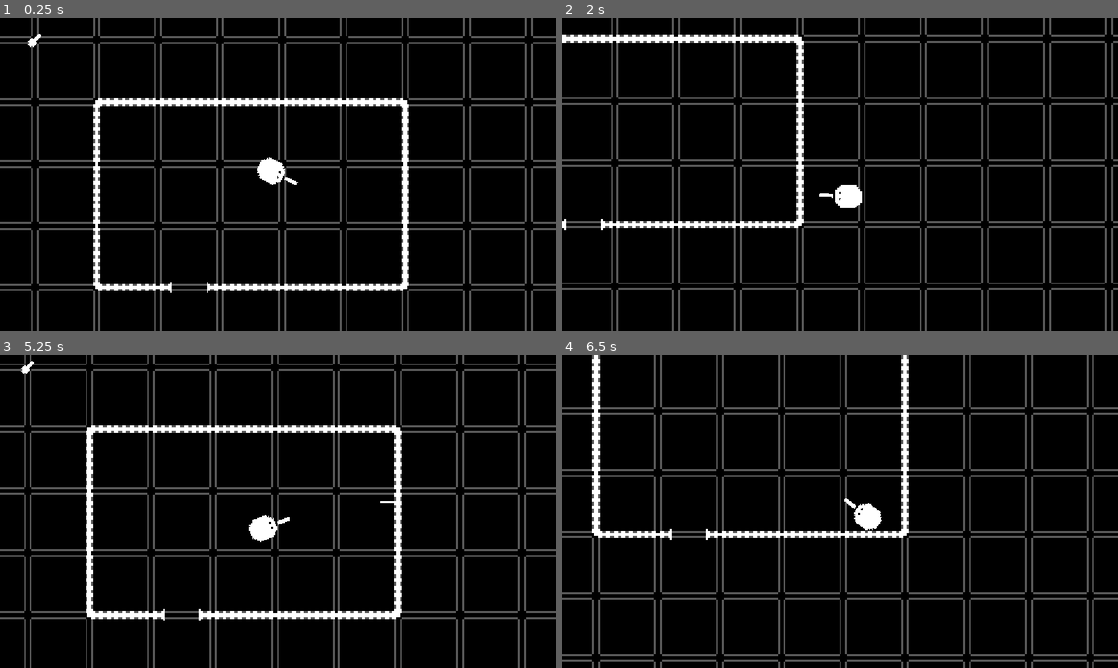
Above: before the commit, frames 1-4 (two rows, left to right).
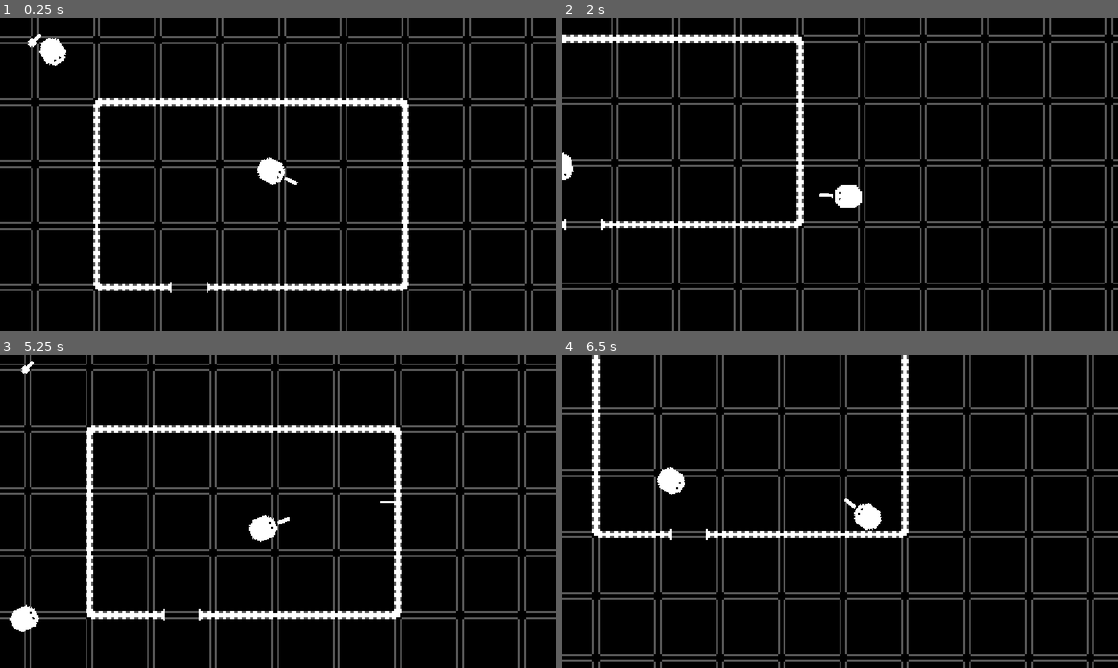
Above: after the commit, the same moments.

Repository: AthertonRoamer/GMTK2026CountDown
Game: Godot game, scene res://framework/main/main.tscn
Same seed, same stepped clock (60 frames per second), same inputs: the game is played once before the commit and once after it.
Inputs (mouse positions are in pixels of both pictures, inside the frame that each line leads up to):
- Up to frame 1 (0.25 s): no input
- Up to frame 2 (2 s): move the mouse to (962, 158) at 0.52 s; hold D (walk_right) 0.53-1.28 s; tap Space (dash) at 0.6 s; move the mouse to (728, 190) at 1.27 s; hold S (walk_down) from 1.28 s (still down); tap R (grab) at 1.35 s
- Up to frame 3 (5.25 s): move the mouse to (333, 442) at 2.02 s; release S (walk_down) at 2.03 s; press the mouse at (333, 442) at 2.03 s; hold D (walk_right) 2.03-2.78 s; move the mouse to (250, 574) at 2.77 s; release the mouse at (250, 574) at 2.78 s; hold W (walk_up) 2.78-3.53 s; right-click (250, 574) at 2.85 s; move the mouse to (444, 558) at 3.52 s; hold A (walk_left) 3.53-5.03 s; tap Space (dash) at 3.6 s; move the mouse to (111, 464) at 4.27 s; tap R (grab) at 4.35 s; move the mouse to (305, 511) at 5.02 s; press the mouse at (305, 511) at 5.03 s; hold S (walk_down) from 5.03 s (still down)
- Up to frame 4 (6.5 s): move the mouse to (756, 433) at 5.77 s; release S (walk_down) at 5.78 s; release the mouse at (756, 433) at 5.78 s; hold D (walk_right) from 5.78 s (still down); right-click (756, 433) at 5.85 s

The runs differ from the first frame. In frame 1, 0.3% of the frame differs, in the area x 7-12%, y 6-16%; in frame 2, 0.1%; in frame 3, 0.3%, in the area x 1-7%, y 79-89%; in frame 4, 0.3%.

Commit message:
Began adding enemies

Diff:
--- /dev/null
+++ b/enemies/basic_enemy/basic_enemy.gd
@@ -0,0 +1,2 @@
+class_name BasicEnemy
+extends Enemy
--- /dev/null
+++ b/enemies/basic_enemy/basic_enemy.tscn
@@ -0,0 +1,34 @@
+[gd_scene format=3 uid="uid://c375j8mj8fkfs"]
+
+[ext_resource type="Texture2D" uid="uid://dpe6h6noy0n7o" path="res://assets/art_round_1/player_and_guns.png" id="1_lbl0g"]
+[ext_resource type="Script" uid="uid://c44emcy87bdaj" path="res://enemies/basic_enemy/basic_enemy.gd" id="1_yx0l5"]
+[ext_resource type="Script" uid="uid://camaetxvhn1xp" path="res://state_machine/state_machine.gd" id="3_xuk7h"]
+[ext_resource type="Script" uid="uid://d283prp6rq2e5" path="res://enemies/basic_enemy/patrol.gd" id="4_xuk7h"]
+
+[sub_resource type="CapsuleShape2D" id="CapsuleShape2D_pefxb"]
+radius = 24.0
+height = 58.0
+
+[node name="BasicEnemy" type="CharacterBody2D" unique_id=447549324]
+script = ExtResource("1_yx0l5")
+
+[node name="Sprite2D" type="Sprite2D" parent="." unique_id=1656126314]
+rotation = 1.5707964
+scale = Vector2(4, 4)
+texture = ExtResource("1_lbl0g")
+hframes = 8
+
+[node name="CollisionShape2D" type="CollisionShape2D" parent="." unique_id=1435077637]
+position = Vector2(-16, 0)
+rotation = 1.5707964
+shape = SubResource("CapsuleShape2D_pefxb")
+
+[node name="StateMachine" type="Node" parent="." unique_id=857932986]
+script = ExtResource("3_xuk7h")
+metadata/_custom_type_script = "uid://camaetxvhn1xp"
+
+[node name="PatrolState" type="Node" parent="StateMachine" unique_id=761537737]
+script = ExtResource("4_xuk7h")
+id = "patrol"
+first_active_state = true
+metadata/_custom_type_script = "uid://bvrnag0q3unxj"
--- /dev/null
+++ b/enemies/basic_enemy/patrol.gd
@@ -0,0 +1,65 @@
+class_name PatrolState
+extends State
+
+var current_route_node : Node2D
+var route_nodes : Array
+var current_route_node_idx : int = 0
+
+var acceptable_distance : float = 20
+
+var decreasing : bool = false
+var face_walk_direction : bool = true
+
+func _ready() -> void:
+	super()
+	#initialize route nodes
+	if not get_patron().route:
+		return
+	route_nodes = get_patron().route.get_children()
+	if route_nodes.is_empty():
+		return
+	route_nodes.sort_custom(names_ascending)
+	current_route_node = route_nodes[0]
+
+
+
+func names_ascending(node1, node2) -> bool:
+	return int(node1.name) < int(node2.name)
+
+
+func process_state(delta : float) -> void:
+	if route_nodes.is_empty():
+		return
+	#move toward next route node
+
+	var walk_direction : Vector2
+	var desired_direction = get_patron().global_position.direction_to(current_route_node.global_position)
+	if face_walk_direction:
+		walk_direction = Vector2.RIGHT.rotated(get_patron().rotation)
+	else:
+		walk_direction = desired_direction
+	get_patron().velocity = get_patron().walk_speed * walk_direction
+	get_patron().move_and_slide()
+	(get_patron() as Enemy).rotate_toward_direction(desired_direction, delta)
+	if get_patron().global_position.distance_to(current_route_node.global_position) < acceptable_distance:
+		advance_current_route_node()
+
+
+func advance_current_route_node() -> void:
+	if current_route_node_idx + 1 >= route_nodes.size():
+		if (get_patron() as Enemy).patrol_mode == "loop":
+			current_route_node_idx = 0
+		else:
+			current_route_node_idx -= 1
+			decreasing = true
+	else:
+		if decreasing:
+			current_route_node_idx -= 1
+			if current_route_node_idx == 0:
+				decreasing = false
+			elif current_route_node_idx < 0:
+				current_route_node_idx = 0
+				decreasing = false
+		else:
+			current_route_node_idx += 1
+	current_route_node = route_nodes[current_route_node_idx]
--- /dev/null
+++ b/enemies/enemy.gd
@@ -0,0 +1,43 @@
+class_name Enemy
+extends CharacterBody2D
+
+@onready var state_machine : StateMachine = $StateMachine
+@export_enum("loop", "up_down") var patrol_mode : String = "loop"
+@export var walk_speed : float = 250
+@export var rotation_speed : float = 400
+@export var route : Node2D
+var current_direction : Vector2 = Vector2.RIGHT
+
+var starting_health : float = 100
+var health = starting_health:
+	set(v):
+		if v <= 0:
+			health = 0
+			die()
+		else:
+			health = v
+
+
+func _ready() -> void:
+	add_to_group("damageable")
+
+
+func rotate_toward_direction(target_direction : Vector2, delta : float, rotation_speed_deg : float = rotation_speed) -> void:
+	var rsign : int = sign(current_direction.angle_to(target_direction))
+	var rspeed : float = deg_to_rad(rotation_speed_deg)
+	if abs(current_direction.angle_to(target_direction)) < rspeed * delta:
+		current_direction = target_direction #if you have more than enough rotation speed to get to the desired direction, you just rotate straight to it and not past it
+	else:
+		current_direction = current_direction.rotated(rspeed * delta * rsign)
+
+
+func _physics_process(_delta) -> void:
+	global_rotation = current_direction.angle()
+
+
+func take_damage(dmg, _dmg_type : String = "default") -> void:
+	health -= dmg
+
+
+func die():
+	queue_free()
--- /dev/null
+++ b/enemies/turrets/turret.gd
@@ -0,0 +1,65 @@
+class_name Turret
+extends StaticBody2D
+
+@export var sight_range : float = 400
+@export var rotation_speed : float = 30
+@export var fire_angle : float = 5
+var current_direction : Vector2 = Vector2.RIGHT
+
+var starting_health : float = 100
+var health = starting_health:
+	set(v):
+		if v <= 0:
+			health = 0
+			die()
+		else:
+			health = v
+
+func _ready() -> void:
+	$VisionArea/CollisionShape2D.shape.radius = sight_range
+	$RayCast2D.target_position = Vector2.RIGHT * sight_range
+	add_to_group("damageable")
+
+
+func _process(_delta: float) -> void:
+	if can_see_player():
+		rotate_toward_player()
+		if can_hit_player():
+			fire()
+
+
+func fire():
+	$GenericGun.fire()
+
+
+func can_hit_player() -> bool:
+	return false
+
+
+func rotate_toward_player() -> void:
+	global_rotation = current_direction.angle()
+
+
+func rotate_toward_direction(target_direction : Vector2, delta : float, rotation_speed_deg : float = rotation_speed) -> void:
+	var rsign : int = sign(current_direction.angle_to(target_direction))
+	var rspeed : float = deg_to_rad(rotation_speed_deg)
+	if abs(current_direction.angle_to(target_direction)) < rspeed * delta:
+		current_direction = target_direction #if you have more than enough rotation speed to get to the desired direction, you just rotate straight to it and not past it
+	else:
+		current_direction = current_direction.rotated(rspeed * delta * rsign)
+
+
+func get_player() -> Node2D:
+	return null
+
+
+func can_see_player() -> bool:
+	return false
+
+
+func take_damage(dmg, _dmg_type : String = "default") -> void:
+	health -= dmg
+
+
+func die():
+	queue_free()
--- /dev/null
+++ b/enemies/turrets/turret.tscn
@@ -0,0 +1,47 @@
+[gd_scene format=3 uid="uid://dhnmb7di30wk8"]
+
+[ext_resource type="Texture2D" uid="uid://ctdeypjkje3mu" path="res://assets/art_round_1/more_walls_turret.png" id="1_7u4i0"]
+[ext_resource type="Script" uid="uid://c76h6xhf20y3t" path="res://enemies/turrets/turret.gd" id="1_rqb6n"]
+[ext_resource type="Script" uid="uid://dckjuo2vl78xe" path="res://projectile/generic_gun.gd" id="2_1703m"]
+[ext_resource type="Texture2D" uid="uid://dpe6h6noy0n7o" path="res://assets/art_round_1/player_and_guns.png" id="3_65acn"]
+[ext_resource type="PackedScene" uid="uid://b0o01jhy4yu1j" path="res://projectile/generic_bullet.tscn" id="4_65acn"]
+
+[sub_resource type="CircleShape2D" id="CircleShape2D_pefxb"]
+radius = 6.005206
+
+[sub_resource type="AtlasTexture" id="AtlasTexture_pefxb"]
+atlas = ExtResource("3_65acn")
+region = Rect2(224, 0, 32, 32)
+
+[sub_resource type="CircleShape2D" id="CircleShape2D_vpg11"]
+
+[node name="BasicTurret" type="StaticBody2D" unique_id=1864483126]
+script = ExtResource("1_rqb6n")
+
+[node name="Sprite2D" type="Sprite2D" parent="." unique_id=1397136743]
+rotation = 1.5707964
+scale = Vector2(4, 4)
+texture = ExtResource("1_7u4i0")
+hframes = 8
+frame = 7
+
+[node name="CollisionShape2D" type="CollisionShape2D" parent="." unique_id=1290262642]
+scale = Vector2(4, 4)
+shape = SubResource("CircleShape2D_pefxb")
+
+[node name="GenericGun" type="Node2D" parent="." unique_id=1779313236 node_paths=PackedStringArray("fire_position_node", "wielder")]
+position = Vector2(0, -24)
+script = ExtResource("2_1703m")
+bullet_texture = SubResource("AtlasTexture_pefxb")
+cool_down_time = 0.5
+projectile_scene = ExtResource("4_65acn")
+fire_position_node = NodePath(".")
+wielder = NodePath("..")
+metadata/_custom_type_script = "uid://dckjuo2vl78xe"
+
+[node name="VisionArea" type="Area2D" parent="." unique_id=1686373100]
+
+[node name="CollisionShape2D" type="CollisionShape2D" parent="VisionArea" unique_id=1942917218]
+shape = SubResource("CircleShape2D_vpg11")
+
+[node name="RayCast2D" type="RayCast2D" parent="." unique_id=1625760768]
--- a/items/pickable_item/generic_pickable_gun.tscn
+++ b/items/pickable_item/generic_pickable_gun.tscn
@@ -21,3 +21,6 @@
 offset_right = 36.0
 offset_bottom = -43.0
 text = "R to Grab"
+
+[connection signal="body_entered" from="." to="." method="_on_body_entered"]
+[connection signal="body_exited" from="." to="." method="_on_body_exited"]
--- a/player/player.tscn
+++ b/player/player.tscn
@@ -3,7 +3,7 @@
 [ext_resource type="Script" uid="uid://bov0obb8xpbfu" path="res://player/player.gd" id="1_oul6g"]
 [ext_resource type="Texture2D" uid="uid://dpe6h6noy0n7o" path="res://assets/art_round_1/player_and_guns.png" id="2_rkbax"]
 [ext_resource type="Resource" uid="uid://dtwyio82yjwdg" path="res://items/guns/basic_gun.tres" id="2_yw30f"]
-[ext_resource type="Script" uid="uid://dckjuo2vl78xe" path="res://player/generic_player_gun.gd" id="3_g1dw6"]
+[ext_resource type="Script" uid="uid://dckjuo2vl78xe" path="res://projectile/generic_gun.gd" id="3_g1dw6"]
 
 [sub_resource type="CapsuleShape2D" id="CapsuleShape2D_a1ov4"]
 radius = 6.0
--- a/player/generic_player_gun.gd
+++ b/projectile/generic_gun.gd
@@ -1,9 +1,9 @@
 class_name GenericGun
 extends CoolDownProjectileHandler
 
-@export var damage : int
+@export var damage : int = 10
 @export var bullet_texture : Texture2D
-@export var speed : float
+@export var speed : float = 500
 
 func set_up_projectile() -> Projectile:
 	var new_projectile : Projectile = super()
--- /dev/null
+++ b/state_machine/state.gd
@@ -0,0 +1,36 @@
+class_name State
+extends Node
+
+@export var id : String = "state"
+@export var first_active_state : bool = false
+
+var state_machine : StateMachine
+var active : bool = false
+var satisfied : bool = false
+
+func get_patron() -> Node:
+	return get_parent().get_parent()
+
+
+
+func _ready() -> void:
+	if get_parent() is StateMachine:
+		state_machine = get_parent()
+		state_machine.register_new_state(self)
+	else:
+		push_warning("State should be a child of a StateMachine")
+
+
+func activate() -> void:
+	active = true
+	satisfied = false
+
+
+func deactivate() -> void:
+	active = false
+	if not satisfied:
+		state_machine.past_states.push_back(id)
+
+
+func process_state(_delta : float) -> void:
+	pass
--- /dev/null
+++ b/state_machine/state_machine.gd
@@ -0,0 +1,70 @@
+class_name StateMachine
+extends Node
+
+signal state_changed
+
+
+@export var active : bool = true
+@export var auto_process : bool = true
+
+var initial_state_id : String = ""
+var active_state : State
+var previous_state_id : String = ""
+
+var states : Dictionary = {}
+#form::  key: state_id (String), value: state (EntityState)
+var past_states : Array = []
+
+
+
+func _ready() -> void:
+	if states.is_empty():
+		push_warning("StateMachine has no states")
+		active = false
+	if is_instance_valid(active_state):
+		active_state.activate()
+		previous_state_id = active_state.id
+	else:
+		push_warning("StateMachine has no initial state")
+		active = false
+
+
+func register_new_state(new_state : State) -> void:
+	if states.keys().has(new_state.id):
+		push_warning("State \"" + new_state.id + "\" not registered because another state with the same id is already registered")
+	else:
+		states[new_state.id] = new_state
+		if new_state.first_active_state:
+			if initial_state_id == "":
+				initial_state_id = new_state.id
+				active_state = new_state
+			else:
+				push_warning("States \"" + initial_state_id + "\" and \"" + new_state.id + "\" both claim to be first active state. Keeping \"" + active_state.id + "\"")
+
+
+func set_state(state_id : String = initial_state_id) -> void: #sets state from a state id (String)
+	if state_id != "" and states.has(state_id):
+		if state_id != active_state.id:
+			active_state.deactivate()
+			previous_state_id = active_state.id
+			active_state = states[state_id]
+			active_state.activate()
+			state_changed.emit()
+	else:
+		push_warning("Attempted to set state to invalid state id: \"" + state_id + "\"")
+
+
+func _physics_process(delta: float) -> void:
+	if active and auto_process:
+		process_state(delta)
+
+
+func process_state(delta : float) -> void:
+	active_state.process_state(delta)
+
+
+func get_state(state_id : String) -> State:
+	if states.has(state_id):
+		return states[state_id]
+	else:
+		return null
--- /dev/null
+++ b/state_machine/state_machine.tscn
@@ -0,0 +1,6 @@
+[gd_scene format=3 uid="uid://cuv6l4g0b6sea"]
+
+[ext_resource type="Script" uid="uid://camaetxvhn1xp" path="res://state_machine/state_machine.gd" id="1_trso0"]
+
+[node name="StateMachine" type="Node" unique_id=1658616698]
+script = ExtResource("1_trso0")
--- a/test_levels/1_test_level.tscn
+++ b/test_levels/1_test_level.tscn
@@ -7,6 +7,7 @@
 [ext_resource type="PackedScene" uid="uid://dlx22i05e6720" path="res://map_items/door/door.tscn" id="5_m4c86"]
 [ext_resource type="PackedScene" uid="uid://cgjut4trychs7" path="res://items/pickable_item/generic_pickable_gun.tscn" id="6_vijba"]
 [ext_resource type="Resource" uid="uid://v2ap4bqx6uwm" path="res://items/guns/bigger_gun.tres" id="7_bbwh1"]
+[ext_resource type="PackedScene" uid="uid://c375j8mj8fkfs" path="res://enemies/basic_enemy/basic_enemy.tscn" id="8_bbwh1"]
 
 [node name="1TestLevel" type="Node2D" unique_id=1984232441]
 script = ExtResource("1_kkaju")
@@ -31,3 +32,19 @@
 
 [node name="GenericPickableGun" parent="." unique_id=815393875 instance=ExtResource("6_vijba")]
 item = ExtResource("7_bbwh1")
+
+[node name="BasicEnemy" parent="." unique_id=447549324 node_paths=PackedStringArray("route") instance=ExtResource("8_bbwh1")]
+route = NodePath("../Routes/Route1")
+
+[node name="Routes" type="Node2D" parent="." unique_id=1388435928]
+
+[node name="Route1" type="Node2D" parent="Routes" unique_id=734621802]
+
+[node name="0" type="Node2D" parent="Routes/Route1" unique_id=412544359]
+position = Vector2(278, 400)
+
+[node name="1" type="Node2D" parent="Routes/Route1" unique_id=1269335926]
+position = Vector2(319, 642)
+
+[node name="2" type="Node2D" parent="Routes/Route1" unique_id=1931978705]
+position = Vector2(-68, 610)
Not shown, added: enemies/basic_enemy/basic_enemy.gd.uid
Not shown, added: enemies/basic_enemy/patrol.gd.uid
Not shown, added: enemies/enemy.gd.uid
Not shown, added: enemies/turrets/turret.gd.uid
Renamed: player/generic_player_gun.gd.uid -> projectile/generic_gun.gd.uid
Not shown, added: state_machine/state.gd.uid
Not shown, added: state_machine/state_machine.gd.uid
